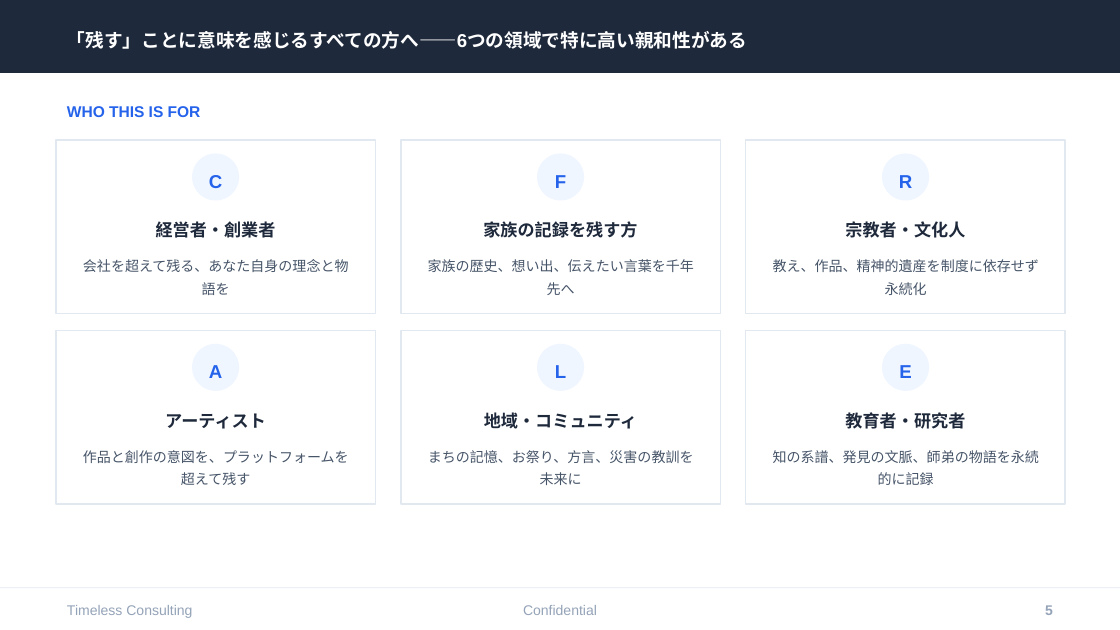
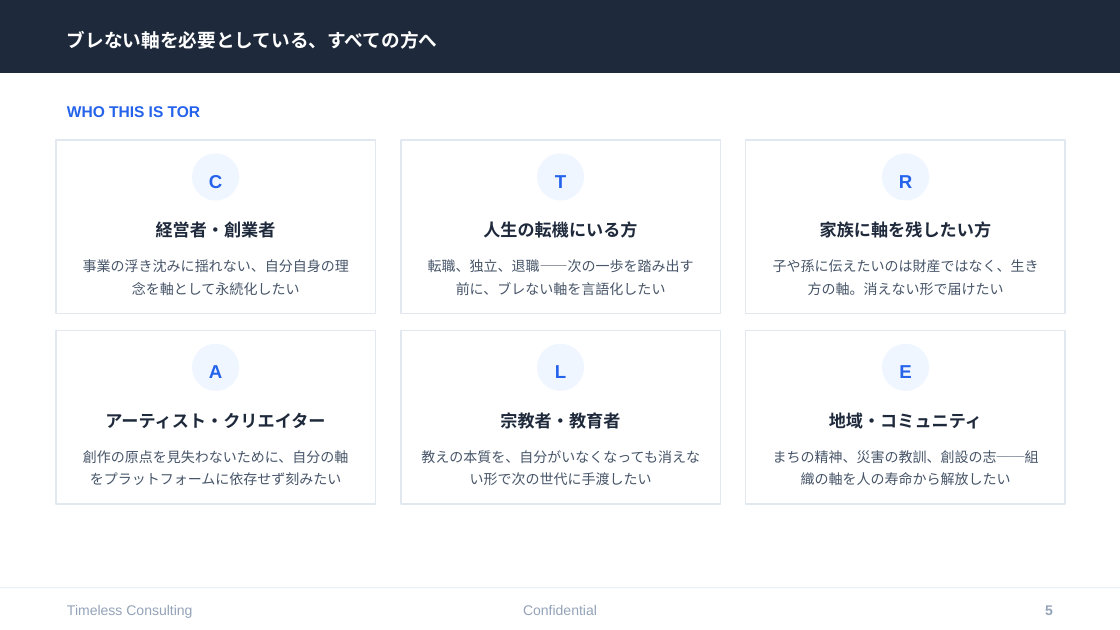
Before and after one commit to tokistorage/lp, a slide deck: slide 5 of tokistorage-client-deck.pptx. Drawn at 1120x630 pixels with LibreOffice and Linux fonts; fonts in the diff are those of the drawing. Boxes give left, top, right and bottom in pixels: in the first picture for what was removed or moved away, otherwise in the second. Text is boxed around its words. In the diff, an @@ line names an element or a change of style, - is before the commit and + after.

```diff
--- a/tokistorage-client-deck.pptx
+++ b/tokistorage-client-deck.pptx
@@ text at box(67, 31, 437, 49): text changed @@
-「残す」ことに意味を感じるすべての方へ——6つの領域で特に高い親和性がある
+ブレない軸を必要としている、すべての方へ
@@ text at box(67, 106, 200, 117): text changed @@
-WHO THIS IS FOR
+WHO THIS IS TOR
@@ text at box(555, 175, 566, 188): text changed @@
-F
+T
@@ text at box(483, 221, 637, 238): text changed @@
-家族の記録を残す方
+人生の転機にいる方
@@ text at box(820, 221, 991, 238): text changed @@
-宗教者・文化人
+家族に軸を残したい方
@@ text at box(83, 259, 349, 295): text changed @@
-会社を超えて残る、あなた自身の理念と物語を
+事業の浮き沈みに揺れない、自分自身の理念を軸として永続化したい
@@ text at box(428, 259, 694, 295): text changed @@
-家族の歴史、想い出、伝えたい言葉を千年先へ
+転職、独立、退職——次の一歩を踏み出す前に、ブレない軸を言語化したい
@@ text at box(773, 259, 1039, 295): text changed @@
-教え、作品、精神的遺産を制度に依存せず永続化
+子や孫に伝えたいのは財産ではなく、生き方の軸。消えない形で届けたい
@@ text at box(105, 413, 325, 429): text changed @@
-アーティスト
+アーティスト・クリエイター
@@ text at box(500, 412, 620, 429): text changed @@
-地域・コミュニティ
+宗教者・教育者
@@ text at box(829, 412, 982, 429): text changed @@
-教育者・研究者
+地域・コミュニティ
@@ text at box(83, 450, 349, 485): text changed @@
-作品と創作の意図を、プラットフォームを超えて残す
+創作の原点を見失わないために、自分の軸をプラットフォームに依存せず刻みたい
@@ text at box(421, 450, 700, 485): text changed @@
-まちの記憶、お祭り、方言、災害の教訓を未来に
+教えの本質を、自分がいなくなっても消えない形で次の世代に手渡したい
@@ text at box(773, 450, 1039, 485): text changed @@
-知の系譜、発見の文脈、師弟の物語を永続的に記録
+まちの精神、災害の教訓、創設の志──組織の軸を人の寿命から解放したい
```
Also in this commit, not shown: 7 other slides changed, 1 other file.
